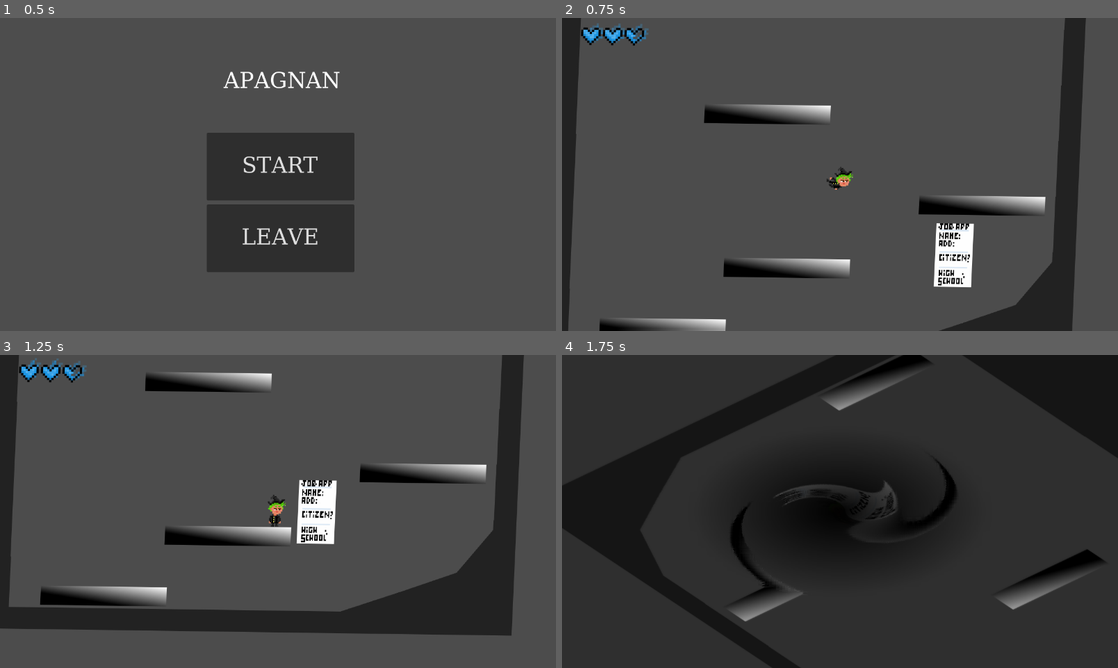
Above: before the commit, frames 1-4 (two rows, left to right).
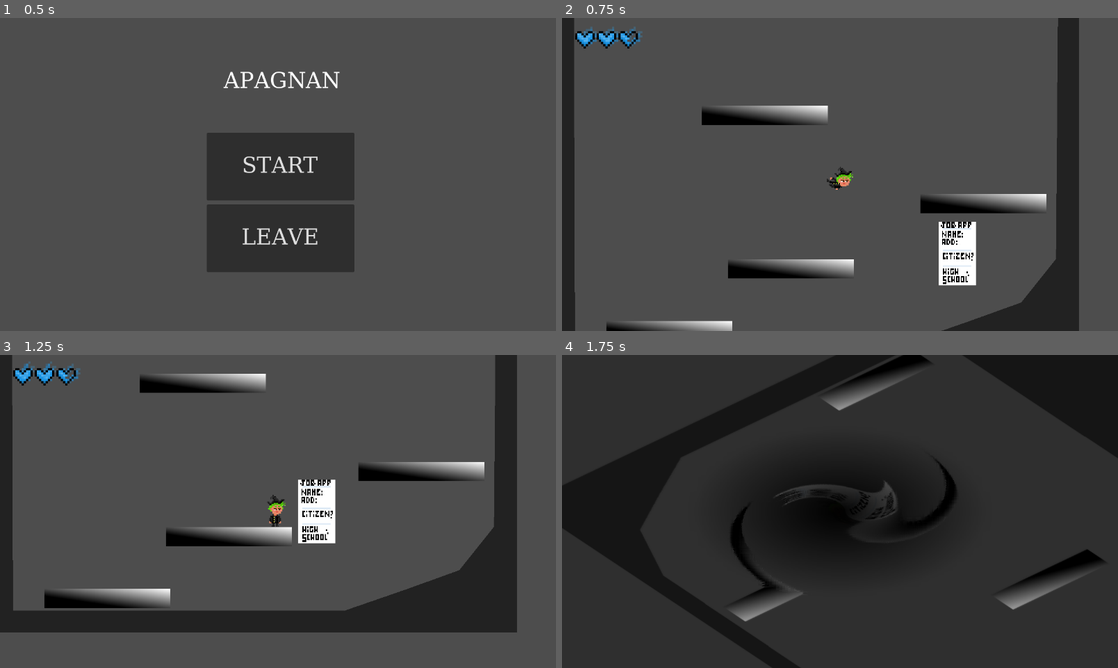
Above: after the commit, the same moments.

Repository: RTheoGH/CSSG
Game: Godot game, scene res://scenes/Menu.tscn
Same seed, same stepped clock (60 frames per second), same inputs: the game is played once before the commit and once after it.
Inputs (mouse positions are in pixels of both pictures, inside the frame that each line leads up to):
- Up to frame 1 (0.5 s): no input
- Up to frame 2 (0.75 s): click "START" at 0.5 s
- Up to frame 3 (1.25 s): no input
- Up to frame 4 (1.75 s): tap Enter (ui_accept) at 1.25 s; move the mouse to (962, 495) at 1.27 s; hold D (right) from 1.28 s (still down); tap Mouse wheel down (camera_dezoom) at 1.35 s; tap Space (jump) at 1.52 s

Frame 1 is identical in both runs. In frame 2, 4.4% of the frame differs, in the area x 1-95%, y 0-100%; in frame 3, 4.4%, in the area x 0-95%, y 0-90%; in frame 4, nothing differs.

Commit message:
Corrections du merge

Diff:
--- a/scenes/Main.tscn
+++ b/scenes/Main.tscn
@@ -123,6 +123,7 @@
 [node name="Lifebar" parent="WorldHUD" instance=ExtResource("2_h4x6i")]
 
 [node name="Spiral_effect" parent="WorldHUD" instance=ExtResource("3_mafwd")]
+visible = false
 metadata/progression = 0.501
 
 [node name="CanvasLayer" type="CanvasLayer" parent="."]
--- a/shaders/new_shader.tres
+++ b/shaders/new_shader.tres
@@ -26,7 +26,6 @@
 
 }
 "
-graph_offset = Vector2(-309.802, -107.008)
 mode = 1
 flags/light_only = false
 nodes/fragment/2/node = SubResource("VisualShaderNodeTexture_xvtp7")
--- a/shaders/test_spiral_2.tres
+++ b/shaders/test_spiral_2.tres
@@ -114,7 +114,7 @@
 
 
 // FloatConstant:9
-	float n_out9p0 = 3.141593;
+	float n_out9p0 = 3.141590;
 
 
 // FloatOp:10
@@ -167,7 +167,6 @@
 
 }
 "
-graph_offset = Vector2(-1243.91, 323.326)
 mode = 1
 flags/light_only = false
 nodes/vertex/0/position = Vector2(100, 740)
Not shown: 1 places in scenes/Main.tscn that only renumber resources
